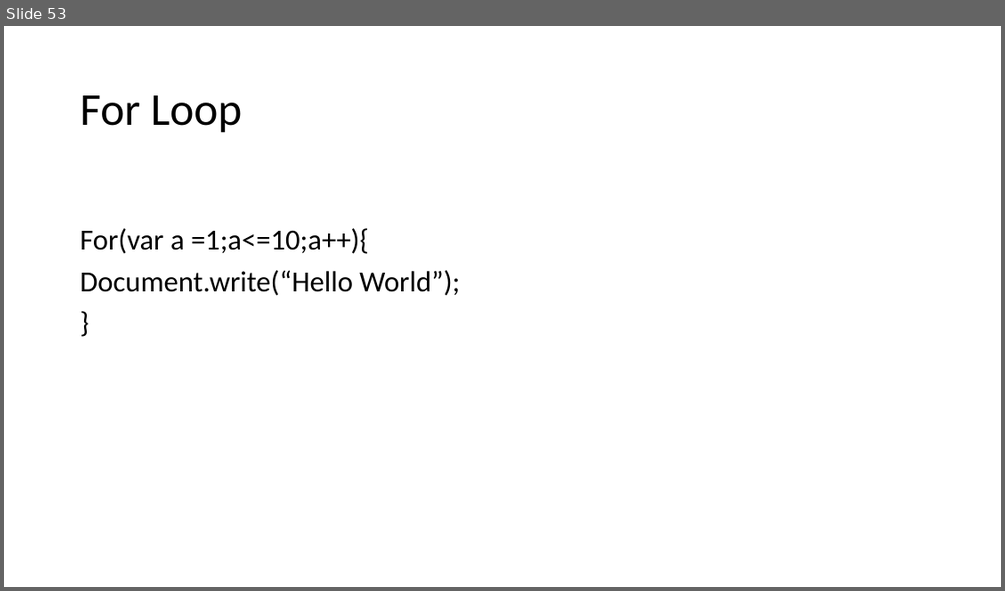
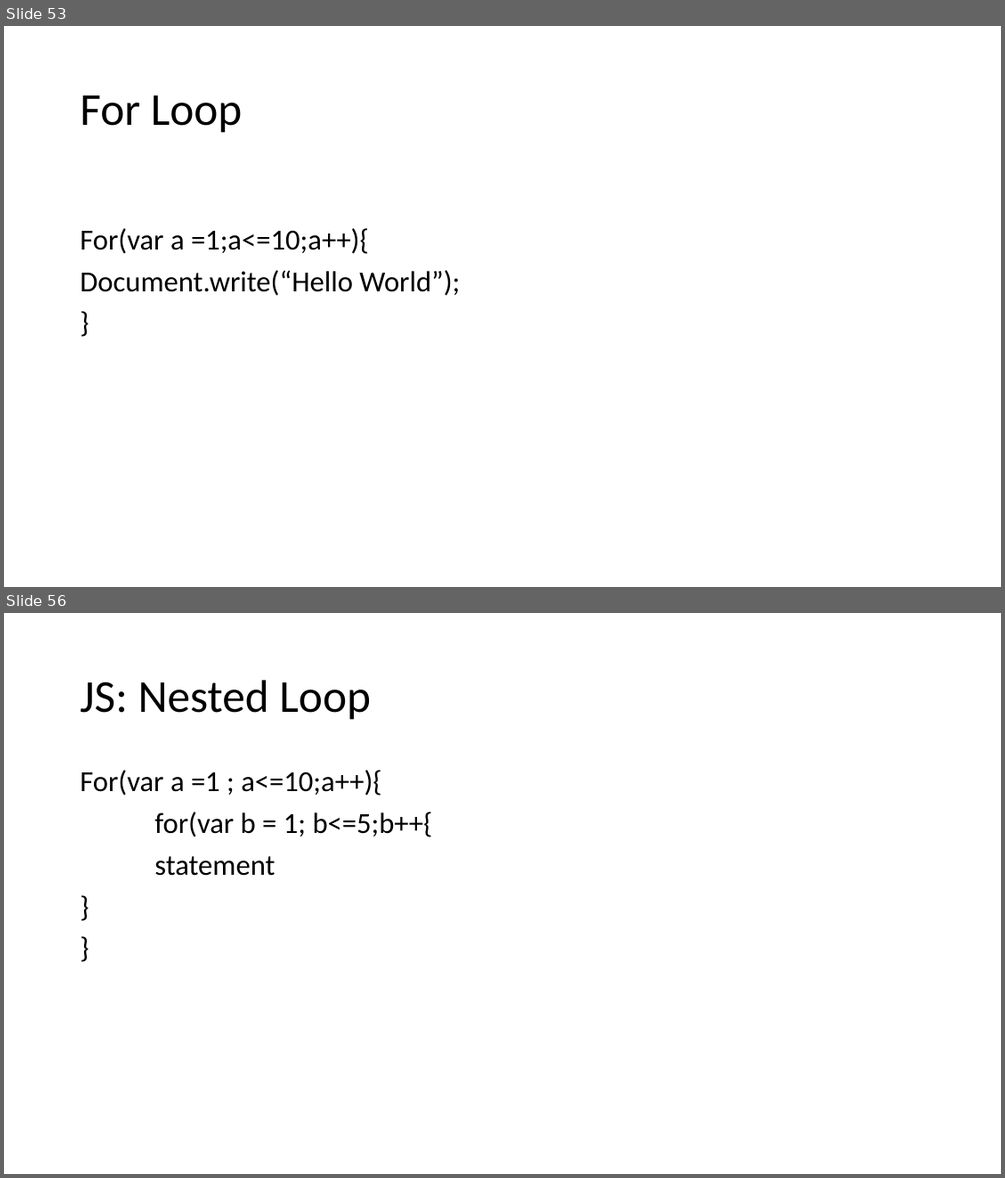
Before and after one commit to PiyushChaturvedii/Batch04, a slide deck: JavaScript.pptx. Shown one above the other, each under a label of ours: slide 53 before the commit, slides 53 and 56 after it; the slides between them are not shown. The pictures are 1005x591 and 1005x1178 pixels, drawn with LibreOffice and Linux fonts; fonts in the diff are those of the drawing. Boxes give left, top, right and bottom in pixels: in the first picture for what was removed or moved away, otherwise in the second. Text is boxed around its words. In the diff, an @@ line names an element or a change of style, - is before the commit and + after.

```diff
--- a/JavaScript.pptx
+++ b/JavaScript.pptx
@@ slide 56 added at [4,613,1001,1174], background #FFFFFF @@
@@ title added at [80,680,371,720], 44 pt, text #000000 @@
+JS: Nested Loop
@@ text added at [80,770,433,876], 28 pt, text #000000 @@
+For(var a =1 ; a<=10;a++){
+for(var b = 1; b<=5;b++{
+statement
+}
+}
```
Also in this commit, not shown: 11 other slides added, 7 other files.
